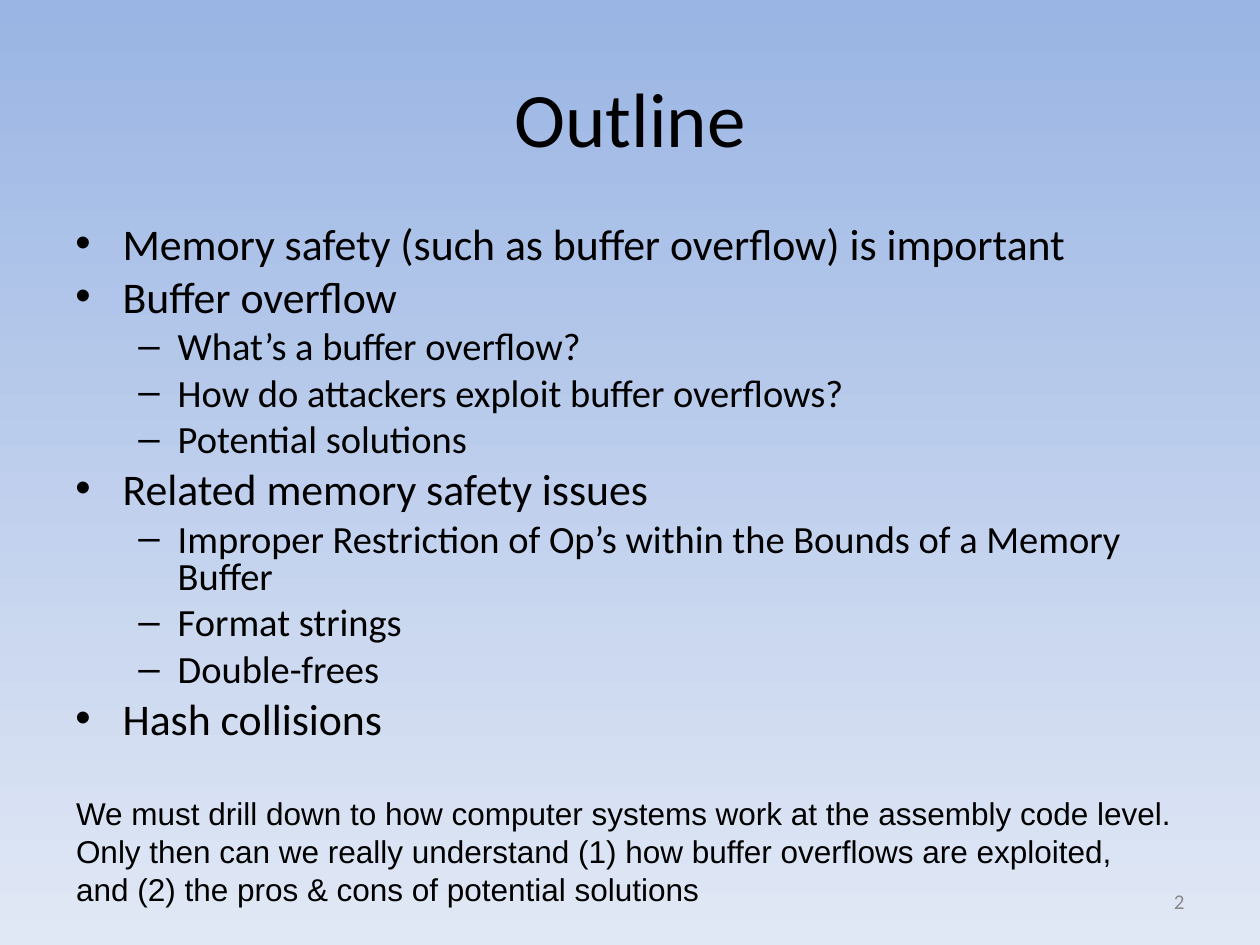
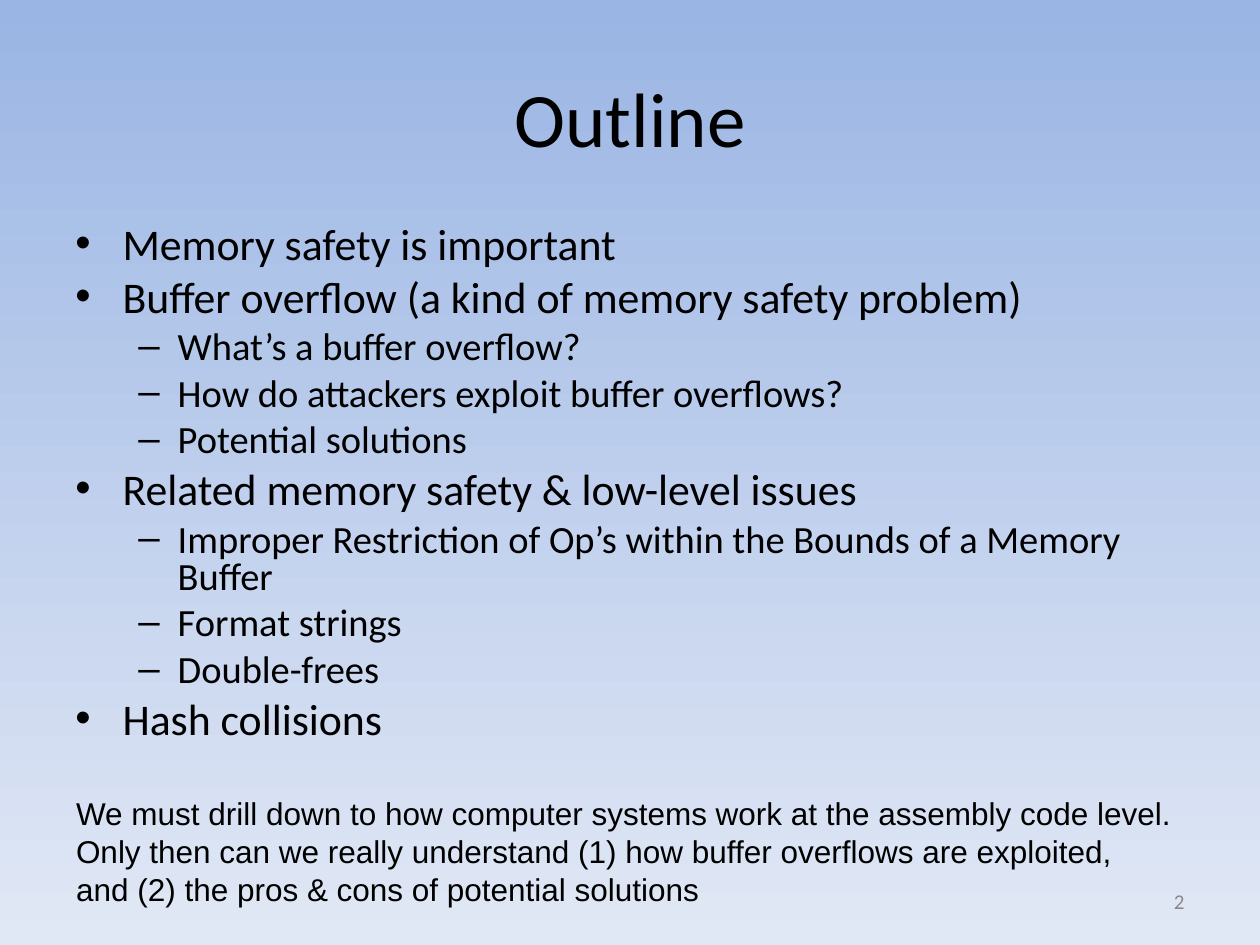
Before and after one commit to david-a-wheeler/david-a-wheeler.github.io, a slide deck: slide 2 of secure-class/presentations/Secure-Software-3-Buffer-Overflow.ppt. Drawn at 1260x945 pixels with LibreOffice and Linux fonts; fonts in the diff are those of the drawing. Boxes give left, top, right and bottom in pixels: in the first picture for what was removed or moved away, otherwise in the second. Text is boxed around its words. In the diff, an @@ line names an element or a change of style, - is before the commit and + after.

Commit message:
Update misc.html and buffer overflow slides

```diff
--- a/secure-class/presentations/Secure-Software-3-Buffer-Overflow.ppt
+++ b/secure-class/presentations/Secure-Software-3-Buffer-Overflow.ppt
@@ text at box(123, 230, 1021, 320): text changed @@
-• Memory safety (such as buffer overflow) is important
-• Buffer overflow
+• Memory safety is important
+• Buffer overflow (a kind of memory safety problem)
@@ text at box(123, 474, 857, 512): text changed @@
-• Related memory safety issues
+• Related memory safety & low-level issues
```
Also in this commit, not shown: 6 other slides changed, 6 slides added, 1 other file.
